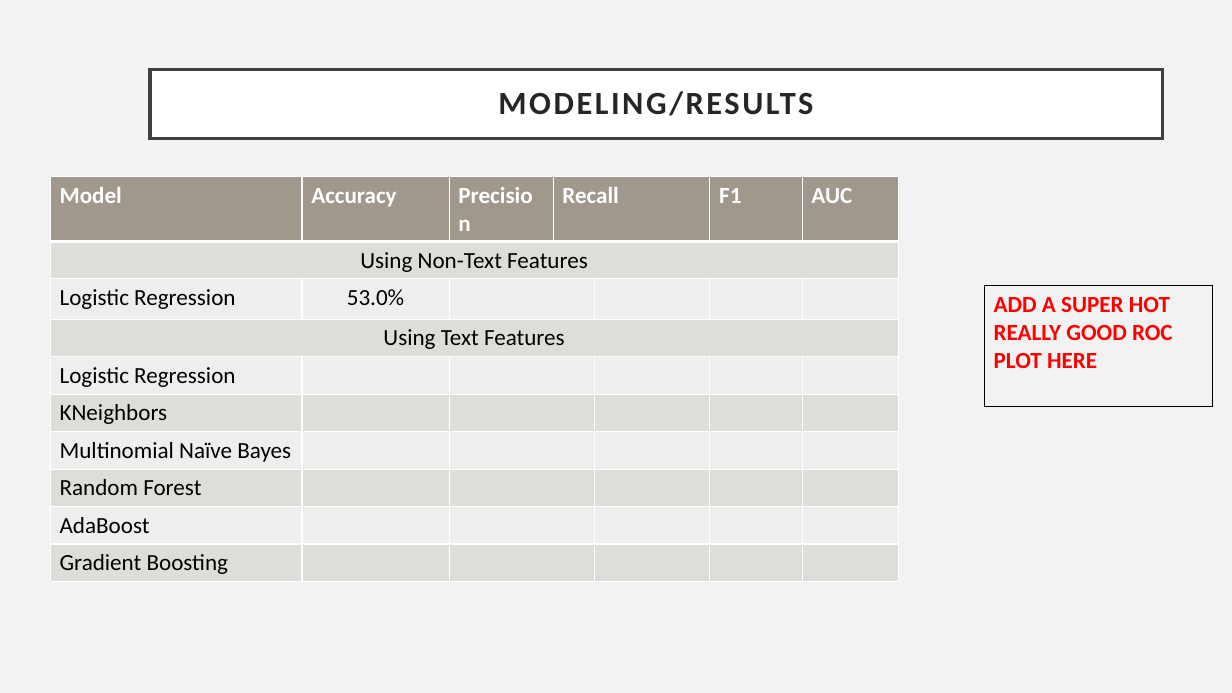
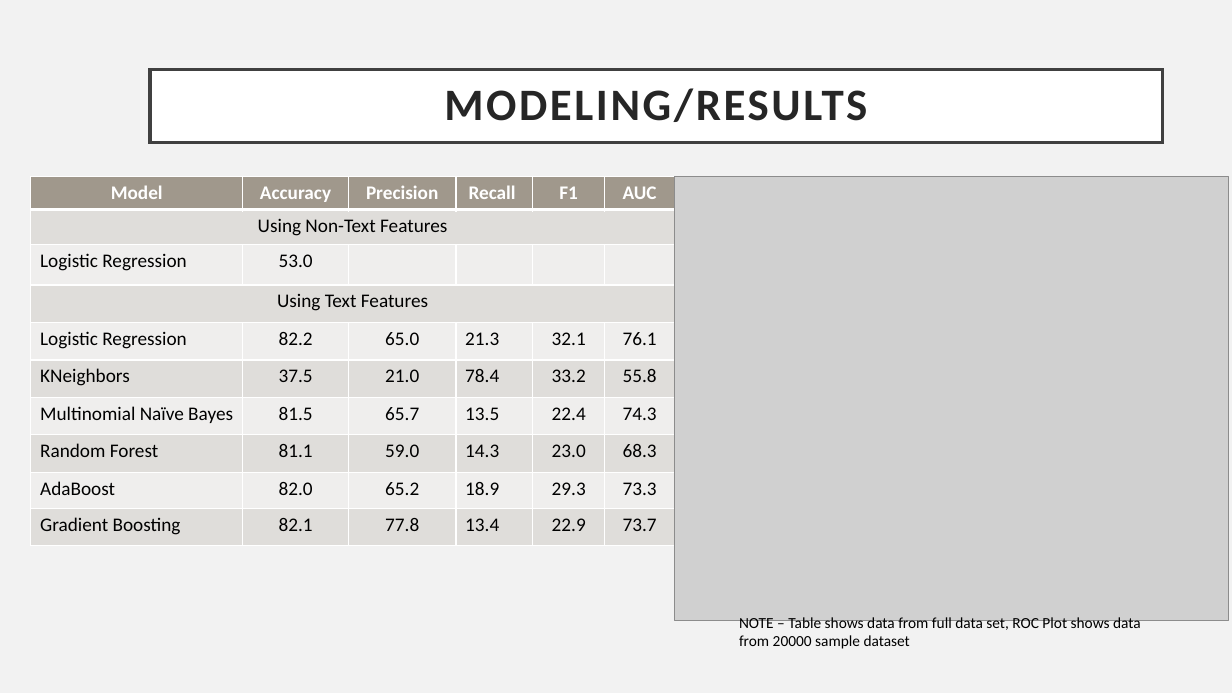
Before and after one commit to ChrisMichael11/Consumer_Complaint_Project, a slide deck: slide 5 of ppt/Consumer_Complaints.pptx (slide 6 before the commit). Drawn at 1232x693 pixels with LibreOffice and Linux fonts; fonts in the diff are those of the drawing; grey boxes stand for pictures. Boxes give left, top, right and bottom in pixels: in the first picture for what was removed or moved away, otherwise in the second. Text is boxed around its words. In the diff, an @@ line names an element or a change of style, - is before the commit and + after.

Commit message:
Adding final data

```diff
--- a/ppt/Consumer_Complaints.pptx
+++ b/ppt/Consumer_Complaints.pptx
@@ title "MODELING/RESULTS" at (150, 69, 1163, 142): size 25.2 to 35 pt @@
@@ table at (30, 177, 674, 546) @@
-column 2: Accuracy |  | 53.0% |  |  |  |  |  |  | 
-column 3: Precision |  |  |  |  |  |  |  |  | 
-column 4: Recall |  |  |  |  |  |  |  |  | 
-column 5:  |  |  |  |  |  |  |  |  | 
-column 6: F1 |  |  |  |  |  |  |  |  | 
-column 7: AUC |  |  |  |  |  |  |  |  | 
+column 2: Accuracy |  | 53.0 |  | 82.2 | 37.5 | 81.5 | 81.1 | 82.0 | 82.1
+column 3: Precision |  |  |  | 65.0 | 21.0 | 65.7 | 59.0 | 65.2 | 77.8
+column 4: Recall |  |  |  | 21.3 | 78.4 | 13.5 | 14.3 | 18.9 | 13.4
+column 5: F1 |  |  |  | 32.1 | 33.2 | 22.4 | 23.0 | 29.3 | 22.9
+column 6: AUC |  |  |  | 76.1 | 55.8 | 74.3 | 68.3 | 73.3 | 73.7
@@ table: place and size @@
-table at (51, 177, 899, 582)
+table at (30, 177, 674, 546)
@@ picture added at (675, 177, 1229, 621) @@
@@ rectangle removed at (985, 286, 1214, 407) @@
-ADD A SUPER HOT REALLY GOOD ROC PLOT HERE
@@ text added at (739, 617, 1141, 649), 12 pt, text #000000 @@
+NOTE – Table shows data from full data set, ROC Plot shows data from 20000 sample dataset
```
Also in this commit, not shown: 5 other slides changed, 3 slides removed, 2 other files.
